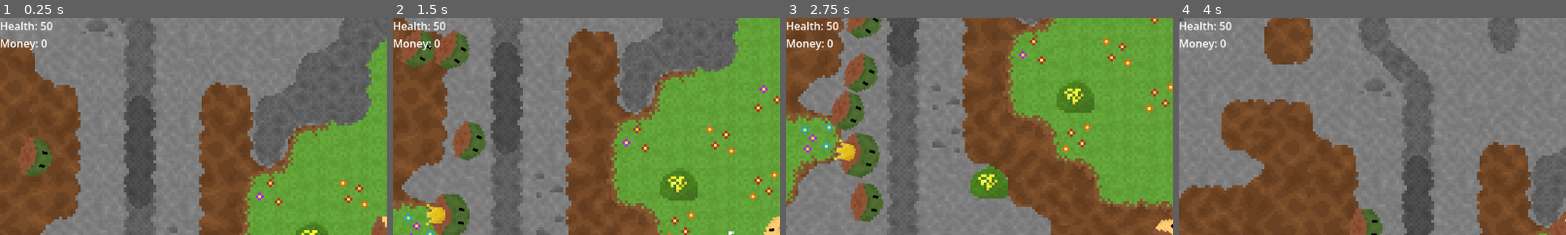
Above: before the commit, frames 1-4 (left to right).
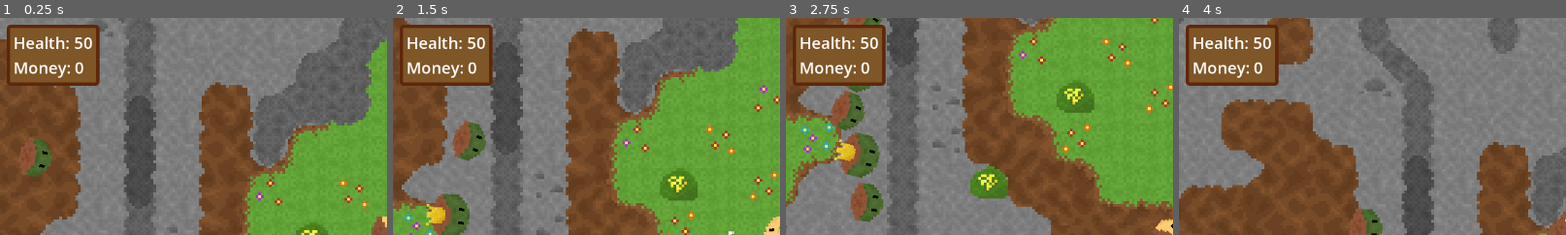
Above: after the commit, the same moments.

Repository: Auseawesome/a-gneiss-expedition
Game: Godot game, scene res://world.tscn
Same seed, same stepped clock (60 frames per second), same inputs: the game is played once before the commit and once after it.
Inputs (mouse positions are % of the whole screen's width and height, from its top left):
- Up to frame 1 (0.25 s): no input
- Up to frame 2 (1.5 s): move the mouse to (72, 45) at 0.52 s; hold Right (ui_right) 0.53-1.28 s; hold 1 0.53-1.28 s; click (72, 45) at 0.67 s; move the mouse to (30, 55) at 1.27 s; hold Down (ui_down) from 1.28 s (still down); tap 2 at 1.35 s
- Up to frame 3 (2.75 s): move the mouse to (60, 28) at 2.02 s; release Down (ui_down) at 2.03 s; hold Right (ui_right) from 2.03 s (still down); hold 1 from 2.03 s (still down)
- Up to frame 4 (4 s): move the mouse to (45, 70) at 2.77 s; release Right (ui_right) at 2.78 s; release 1 at 2.78 s; hold Up (ui_up) 2.78-3.53 s; tap 2 at 2.85 s; click (45, 70) at 2.92 s; move the mouse to (80, 65) at 3.52 s; hold Left (ui_left) from 3.53 s (still down); hold 1 from 3.53 s (still down)
The pictures show only the part of the screen within x 0-50%, y 0-50%; the shares and areas given below are measured in that part.

The runs differ from the first frame. In frame 1, 6.0% of the frame differs, in the area x 0-26%, y 1-32%; in frame 2, 5.4%; in frame 3, 4.7%; in frame 4, 6.5%.

Commit message:
Updated health and money UI

Diff:
--- a/world.tscn
+++ b/world.tscn
@@ -164,6 +164,18 @@
 physics_layer_0/collision_mask = 3
 sources/0 = SubResource("TileSetAtlasSource_036b0")
 
+[sub_resource type="StyleBoxFlat" id="StyleBoxFlat_hiqwa"]
+bg_color = Color(0.49309307, 0.3372043, 0.15364426, 1)
+border_width_left = 5
+border_width_top = 5
+border_width_right = 5
+border_width_bottom = 5
+border_color = Color(0.36849368, 0.15191245, 0.042308606, 1)
+corner_radius_top_left = 5
+corner_radius_top_right = 5
+corner_radius_bottom_right = 5
+corner_radius_bottom_left = 5
+
 [node name="Node2D" type="Node" unique_id=111583318]
 
 [node name="TileMapManager" type="Node2D" parent="." unique_id=1490718295]
@@ -194,8 +206,25 @@
 [node name="UILayer" type="CanvasLayer" parent="." unique_id=938915774]
 script = ExtResource("14_hiqwa")
 
-[node name="Label" type="Label" parent="UILayer" unique_id=411680579]
-offset_right = 56.0
-offset_bottom = 23.0
+[node name="MarginContainer" type="MarginContainer" parent="UILayer" unique_id=1752591767]
+offset_right = 40.0
+offset_bottom = 40.0
+theme_override_constants/margin_left = 10
+theme_override_constants/margin_top = 10
+
+[node name="PanelContainer" type="PanelContainer" parent="UILayer/MarginContainer" unique_id=450897728]
+layout_mode = 2
+theme_override_styles/panel = SubResource("StyleBoxFlat_hiqwa")
+
+[node name="MarginContainer" type="MarginContainer" parent="UILayer/MarginContainer/PanelContainer" unique_id=10568696]
+layout_mode = 2
+theme_override_constants/margin_left = 5
+theme_override_constants/margin_top = 5
+theme_override_constants/margin_right = 5
+theme_override_constants/margin_bottom = 5
+
+[node name="Label" type="Label" parent="UILayer/MarginContainer/PanelContainer/MarginContainer" unique_id=411680579]
+layout_mode = 2
+theme_override_font_sizes/font_size = 24
 text = "Health:"
 script = ExtResource("6_dwbse")
